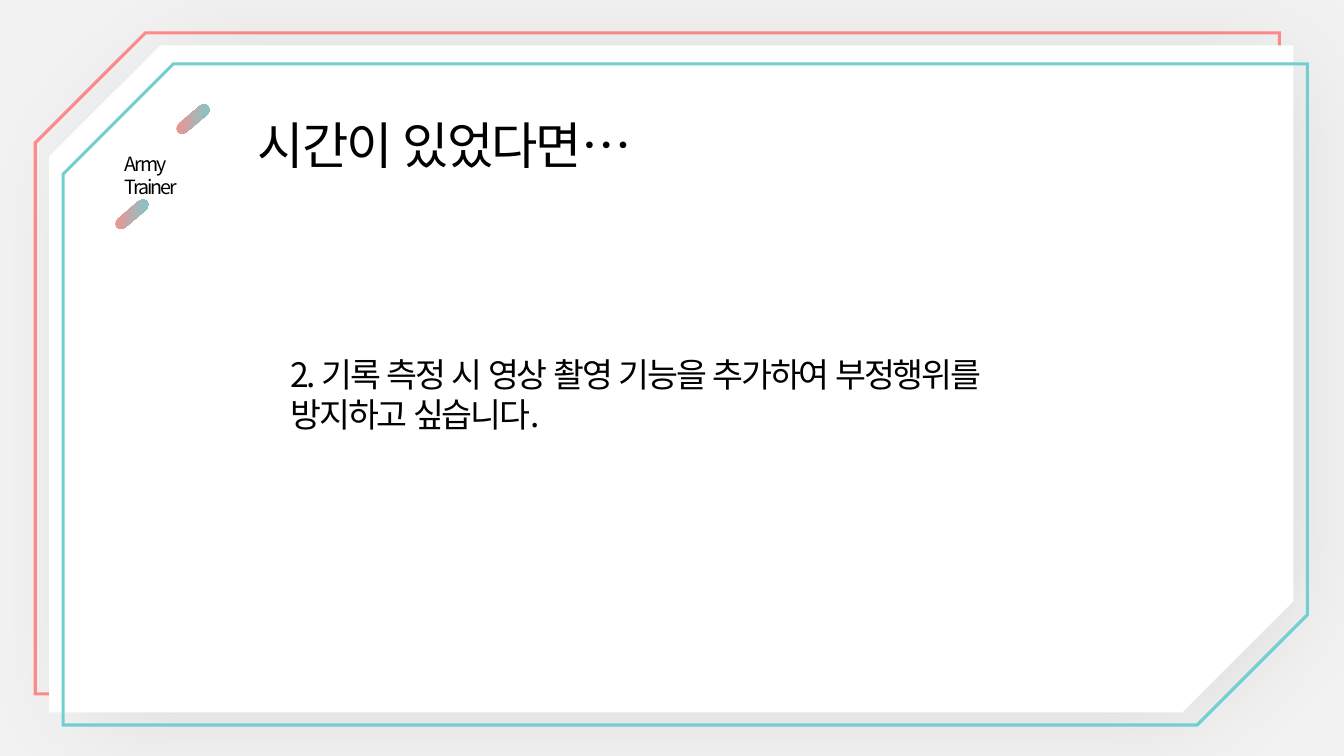
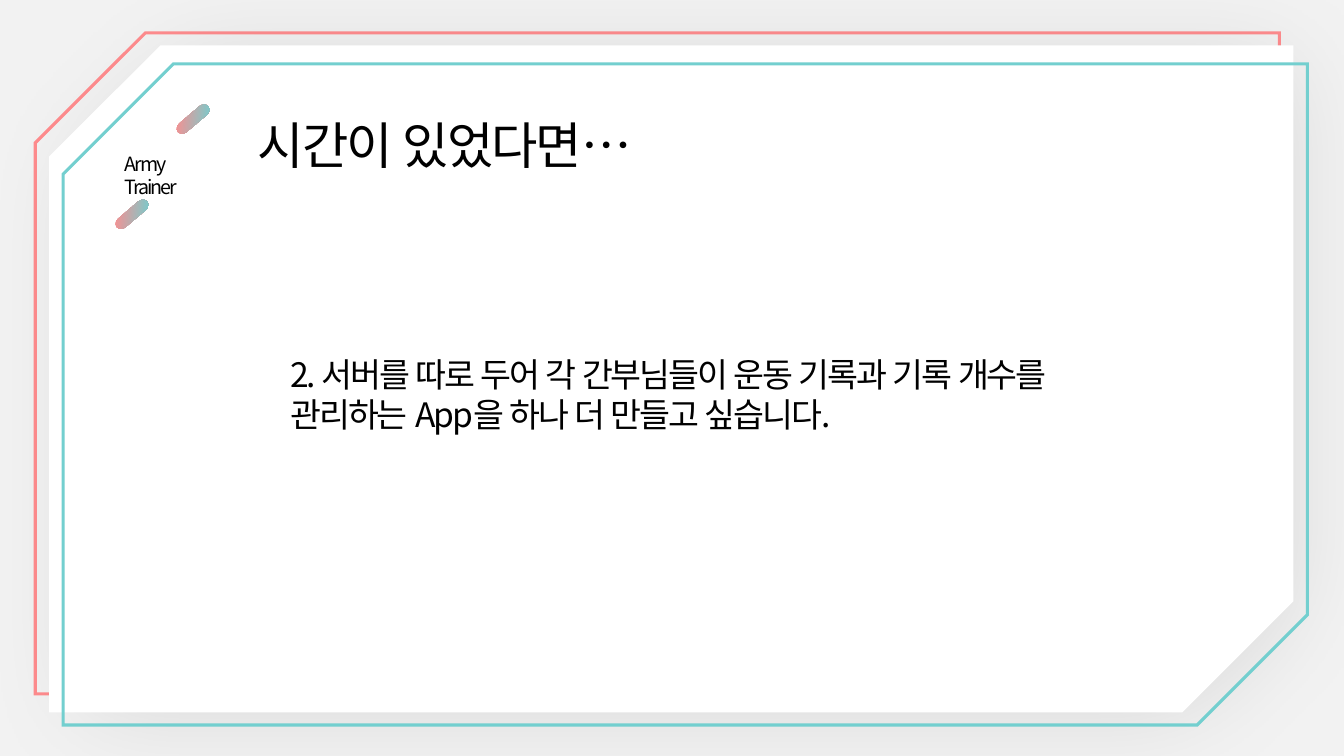
Before and after one commit to nilsys/App_ArmyTrainer_nanglam, a slide deck: slide 22 of PPT/App_ArmyTrainer_nanglam.ppt. Drawn at 1344x756 pixels with LibreOffice and Linux fonts; fonts in the diff are those of the drawing. Boxes give left, top, right and bottom in pixels: in the first picture for what was removed or moved away, otherwise in the second. Text is boxed around its words. In the diff, an @@ line names an element or a change of style, - is before the commit and + after.

```diff
--- a/PPT/App_ArmyTrainer_nanglam.ppt
+++ b/PPT/App_ArmyTrainer_nanglam.ppt
@@ text at (x1=290, y1=359, x2=1047, y2=435): text changed @@
-2. 기록 측정 시 영상 촬영 기능을 추가하여 부정행위를 방지하고 싶습니다.
+2. 서버를 따로 두어 각 간부님들이 운동 기록과 기록 개수를 관리하는 App을 하나 더 만들고 싶습니다.
```
Also in this commit, not shown: 1 other slide changed, 1 other file.
